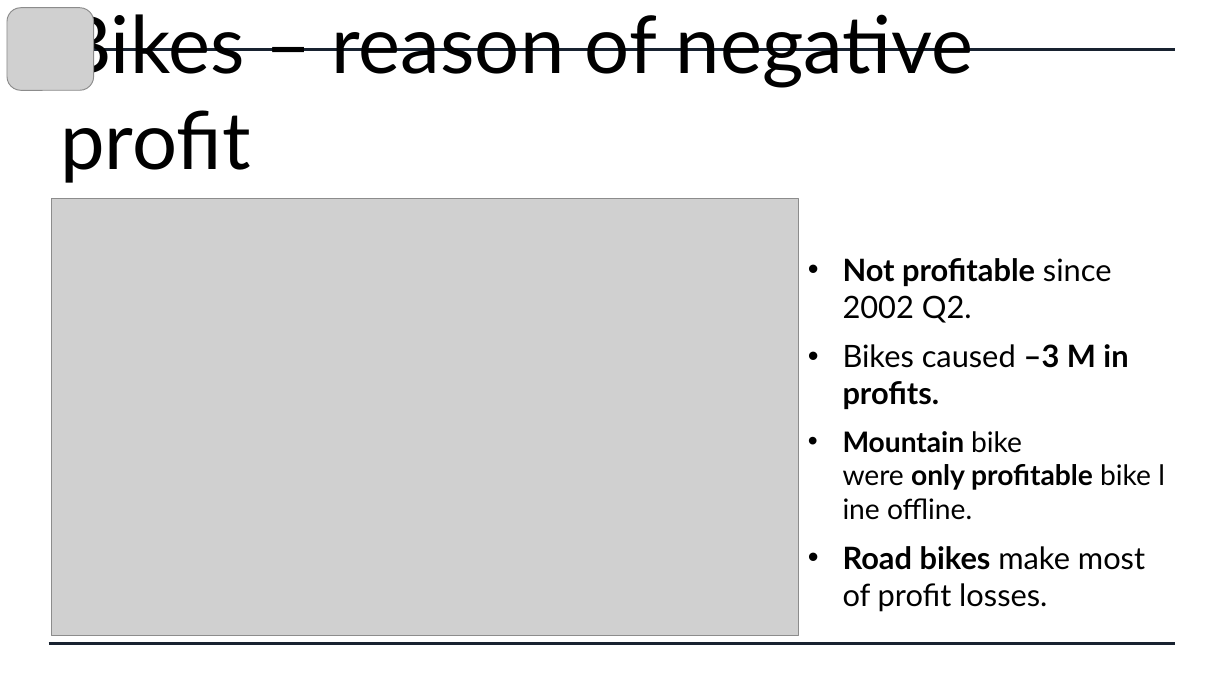
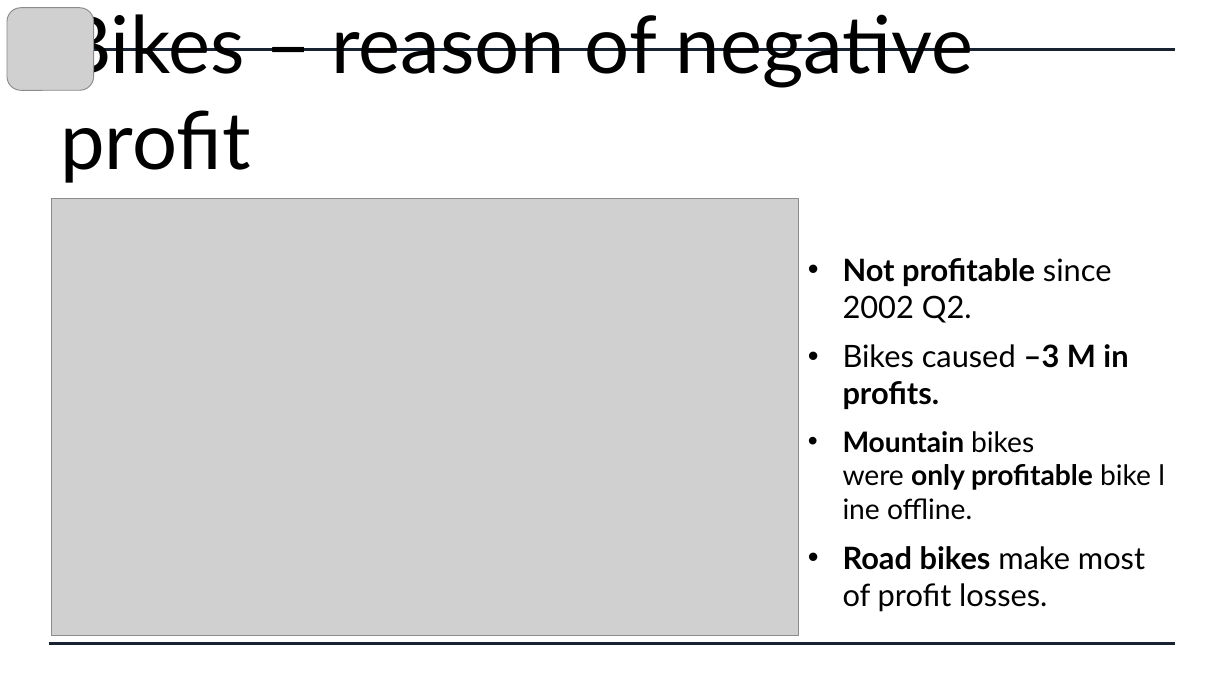
Before and after one commit to Agne-Vab/adventureworks-power-bi-sales-analysis, a slide deck: slide 7 of presentations/sales_departament_presentation.pptx. Drawn at 1232x693 pixels with LibreOffice and Linux fonts; fonts in the diff are those of the drawing; grey boxes stand for pictures. Boxes give left, top, right and bottom in pixels: in the first picture for what was removed or moved away, otherwise in the second. Text is boxed around its words. In the diff, an @@ line names an element or a change of style, - is before the commit and + after.

```diff
--- a/presentations/sales_departament_presentation.pptx
+++ b/presentations/sales_departament_presentation.pptx
@@ text at (x1=843, y1=431, x2=1151, y2=520): text changed @@
-• Mountain bike were only profitable bike line offline.
+• Mountain bikes were only profitable bike line offline.
```
Also in this commit, not shown: 1 other slide changed, 3 other files.
